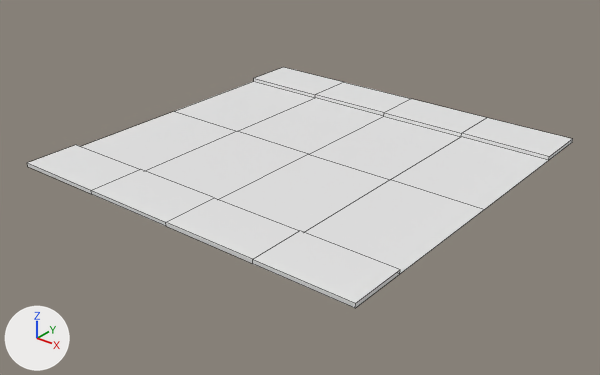
The OBJ model data/mars/maps/import/map0/city_septm.obj as it was, and as the next commit left it.
One viewpoint serves both versions: a 50 mm lens placed at (1.94, -2.49, 1.38), pointed at (0.01, -0.07, -0.12). Arrows for +X, +Y and +Z are at lower left; the lights stay in place. Mesh edges are drawn as thin lines. Where no turn or scale is listed for an object, it has been applied to the vertices.

Objects in the first picture: 'city_septm_Plane.008'.
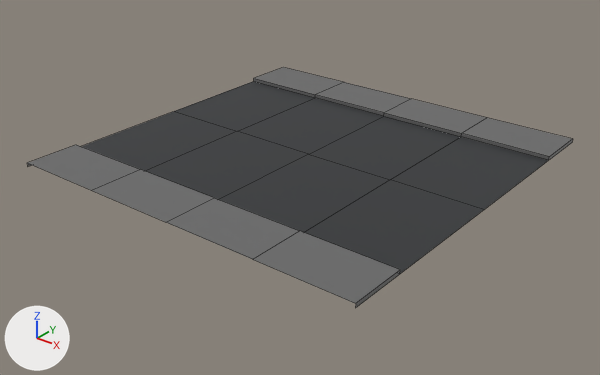
Where the change shows, as pixel boxes [x1, y1, x2, y2] in the pictures (600 x 375 px):
part 1 of me_city_septm_plane_008, deleted
    before: [27, 163, 356, 308]
part 2 of me_city_septm_plane_008, recoloured (white to grey)
    both: [28, 67, 572, 303]
part 3 of me_city_septm_plane_008, recoloured (white to grey)
    both: [81, 81, 548, 274]

The change, as a diff of the scene's bpy script:
```diff
--- a/data/mars/maps/import/map0/city_septm.obj.py
+++ b/data/mars/maps/import/map0/city_septm.obj.py
@@ mat_marsindx_1 @@
+mat_marsindx_1 = principled_material('MARSINDX_1')
+mat_marsindx_1.base_color = (0.0276, 0.03, 0.0331)  # black #2e3033
+mat_marsindx_1.roughness = 0.526
@@ mat_marsindx_7 @@
+mat_marsindx_7 = principled_material('MARSINDX_7')
+mat_marsindx_7.base_color = (0.142, 0.142, 0.142)  # dark grey #696969
+mat_marsindx_7.roughness = 0.526
@@ me_city_septm_plane_008 @@
 # used by ob_city_septm_plane_008; location = (0.0, 0.0, 0.0)
 # verts and faces of me_city_septm_plane_008; kept vertices keep their numbers, new ones are numbered from 45
 # before: 0 (-0.8, -0.8, 0.0) at pixel (27, 166), 1 (0.8, -0.8, 0.0) at pixel (355, 308), 5 (0.0, -0.8, 0.0) at pixel (166, 226), 12 (0.4, -0.8, 0.0) at pixel (252, 263), 16 (-0.4, -0.8, 0.0) at pixel (91, 194)
 # before: 26 (-0.8, -0.8, 0.02) at pixel (27, 162), 27 (0.4, -0.8, 0.02) at pixel (252, 259), 28 (0.8, -0.8, 0.02) at pixel (355, 303), 33 (-0.4, -0.8, 0.02) at pixel (91, 190), 34 (0.0, -0.8, 0.02) at pixel (165, 222)
-me_city_septm_plane_008.from_pydata(...)  # 45 vertices, 36 faces; spans x -0.8..0.8, y -0.8..0.8, z 0.0..0.02
+me_city_septm_plane_008.from_pydata(...)  # 39 vertices, 28 faces; spans x -0.8..0.8, y -0.8..0.8, z 0.0..0.02
+# me_city_septm_plane_008 part 1
+delete_vertices([5, 12, 16])  # with the faces that use them
+# me_city_septm_plane_008 part 2: 20 faces spanning x -0.8..0.8, y -0.8..0.8, z 0.0..0.02 switch from mat_marsnull (white #e7e7e7) to mat_marsindx_7 (dark grey #696969)
+# me_city_septm_plane_008 part 3: 8 faces spanning x -0.8..0.8, y -0.56..0.56, z 0.0 switch from mat_marsnull (white #e7e7e7) to mat_marsindx_1 (black #2e3033)
```
